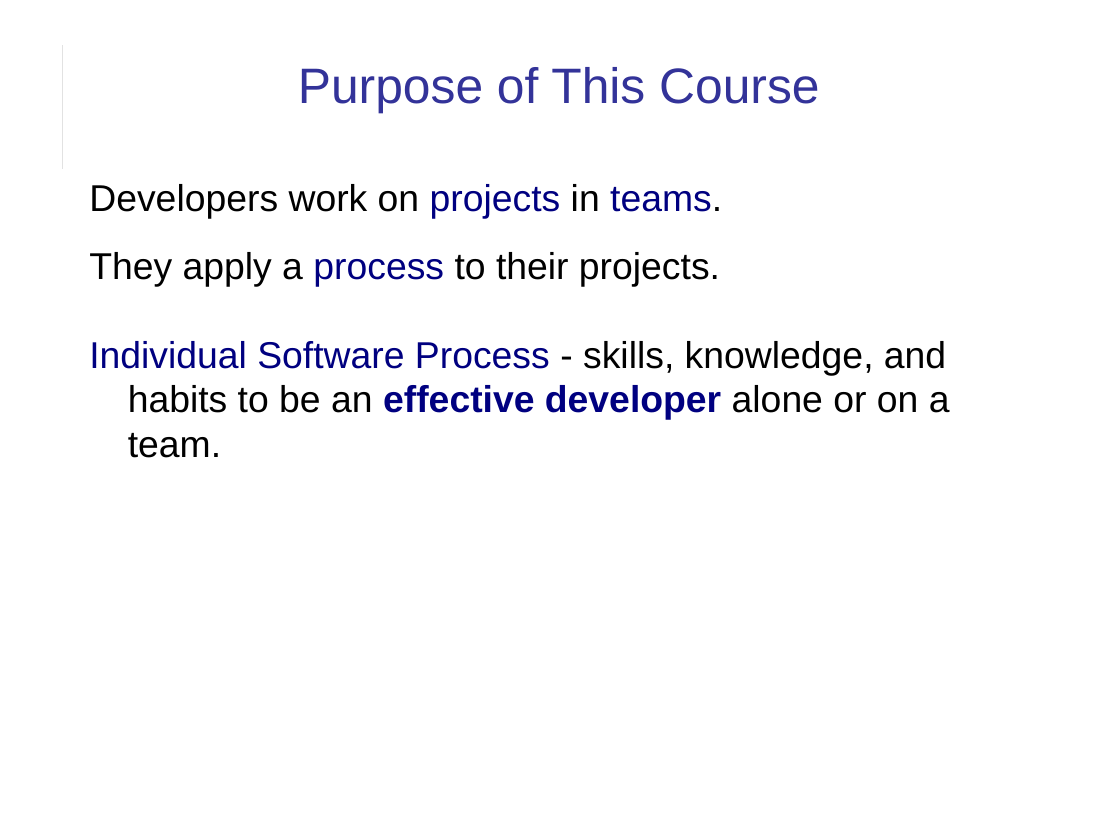
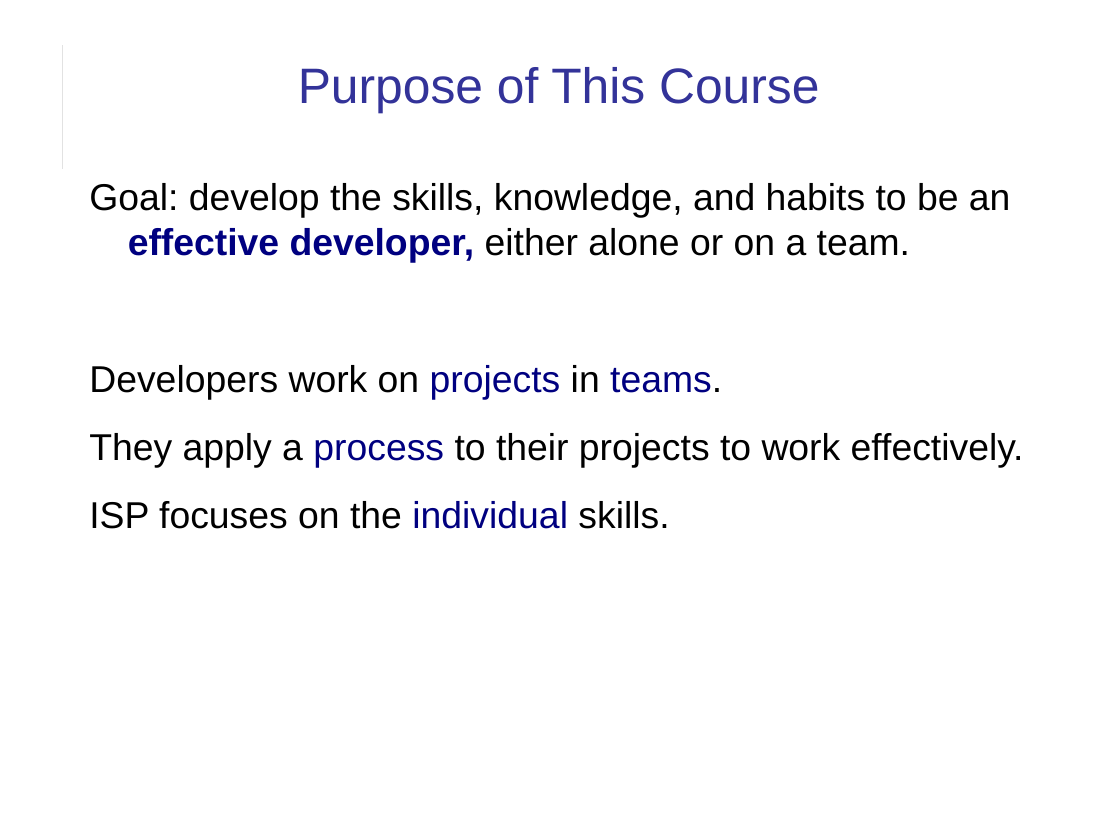
Before and after one commit to cpske/ISP, a slide deck: slide 3 of introduction/Introduction-to-Course.pptx. Drawn at 1120x840 pixels with LibreOffice and Linux fonts; fonts in the diff are those of the drawing. Boxes give left, top, right and bottom in pixels: in the first picture for what was removed or moved away, otherwise in the second. Text is boxed around its words. In the diff, an @@ line names an element or a change of style, - is before the commit and + after.

Commit message:
correct format and improve wording in course intro presentation

```diff
--- a/introduction/Introduction-to-Course.pptx
+++ b/introduction/Introduction-to-Course.pptx
@@ text at [89, 183, 1011, 263]: paragraph added @@
+Goal: develop the skills, knowledge, and habits to be an effective developer, either alone or on a team.
@@ text at [89, 433, 1024, 529]: text changed @@
-They apply a process to their projects.
-Individual Software Process - skills, knowledge, and habits to be an effective developer alone or on a team.
+They apply a process to their projects to work effectively.
+ISP focuses on the individual skills.
```
Also in this commit, not shown: 10 other slides changed, 1 other file.
